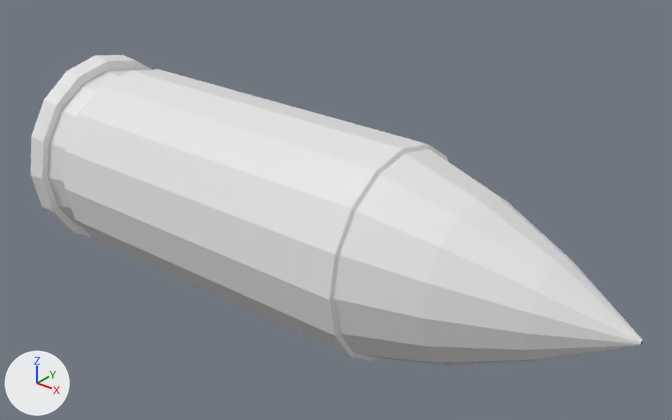
Renders of the FBX model Rico-Shot!/Assets/Assets/Objects/Balls/Bullet.fbx from each side of a commit.
Camera for both pictures: a 50 mm lens placed at (5.07, -8.02, 4.12), pointed at (0.08, -1.78, 0.26). The axes (+X, +Y, +Z) are drawn at lower left. The lights are the same throughout. Where no turn or scale is listed for an object, it has been applied to the vertices. Vertices at the same position are counted once.

The scene before the commit, as lines of its bpy script (objects in view):
```python
me_circle_001 = bpy.data.meshes.new('Circle.001')
me_circle_001.from_pydata(...)  # 176 vertices, 161 faces; spans x 0.0..6.35, y -1.0..1.0, z -1.08..1.08
ob_circle = bpy.data.objects.new('Circle', me_circle_001)
ob_circle.location = (-3.173, -1.931, 0.125)
```
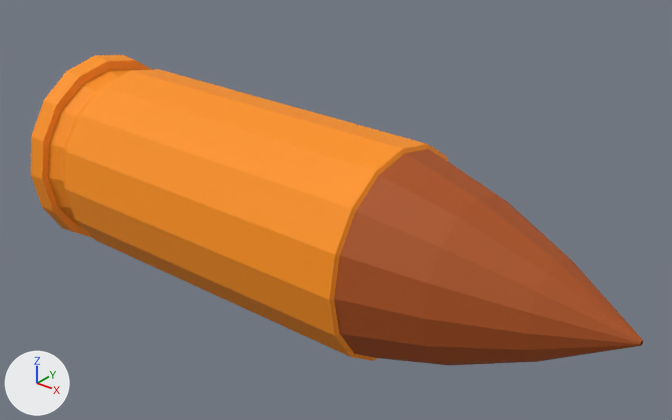
What changed in the scene script:
```text
Add mat_material_001:
    mat_material_001 = principled_material('Material.001')
    mat_material_001.base_color = (1.0, 0.291, 0.00535)  # orange #ff9310
    mat_material_001.roughness = 0.693
Add mat_material_002:
    mat_material_002 = principled_material('Material.002')
    mat_material_002.base_color = (0.411, 0.0811, 0.00802)  # brown #ac5016
    mat_material_002.roughness = 0.69
Change me_circle_001:
    where me_circle_001.from_pydata(...)  # 176 vertices, 161 faces; spans x 0.0..6.35, y -1.0..1.0, z -1.08..1.08
    used by ob_circle; location = (-3.173, -1.931, 0.125)
    me_circle_001 part 1: all 113 faces centred in x 0.0..4.11, y -0.96..0.96, z -1.02..1.02 switch from no material to mat_material_001 (orange #ff9310)
    me_circle_001 part 2: all 48 faces centred in x 4.48..5.97, y -0.82..0.82, z -0.84..0.84 switch from no material to mat_material_002 (brown #ac5016)
```

Pixel boxes [x1, y1, x2, y2] of what changed, in the pictures (672 x 420 px):
part 1 of me_circle_001, recoloured (white to orange)
    both: [31, 55, 449, 361]
part 2 of me_circle_001, recoloured (white to brown)
    both: [334, 149, 643, 365]
